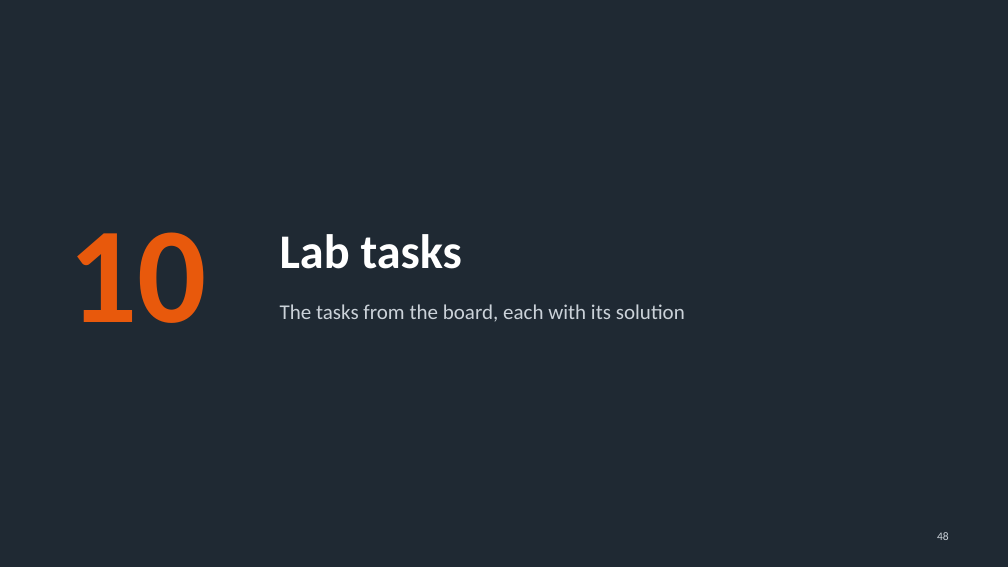
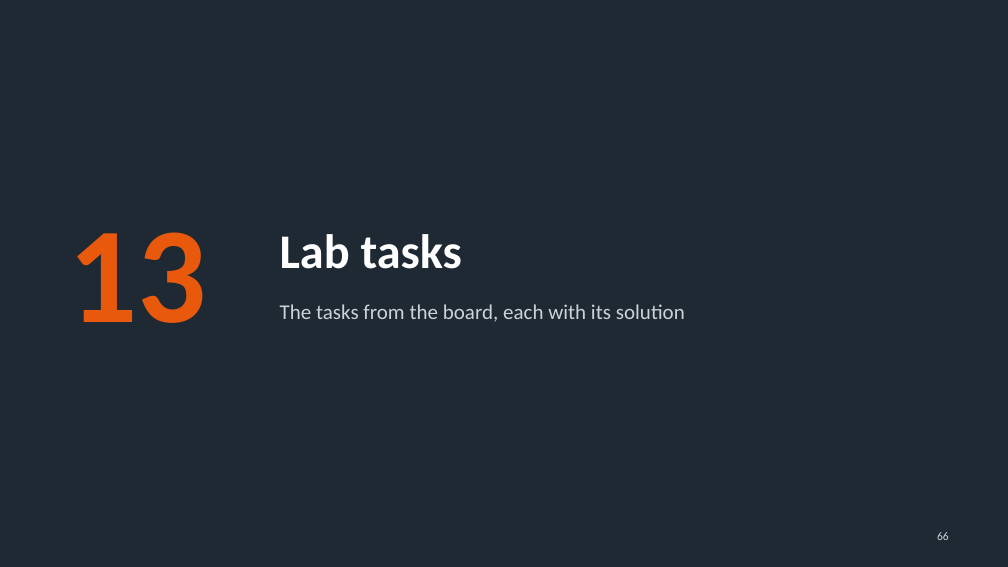
Before and after one commit to HamzaAlshafe/linux-lab-notes, a slide deck: slide 66 of Linux_Lab_Notes.pptx (slide 48 before the commit). Drawn at 1008x567 pixels with LibreOffice and Linux fonts; fonts in the diff are those of the drawing. Boxes give left, top, right and bottom in pixels: in the first picture for what was removed or moved away, otherwise in the second. Text is boxed around its words. In the diff, an @@ line names an element or a change of style, - is before the commit and + after.

```diff
--- a/Linux_Lab_Notes.pptx
+++ b/Linux_Lab_Notes.pptx
@@ text at bbox=[68, 232, 206, 323]: text changed @@
-10
+13
@@ page number at bbox=[937, 532, 949, 540]: text changed @@
-48
+66
```
Also in this commit, not shown: 4 other slides changed, 21 slides added, 1 other file.
